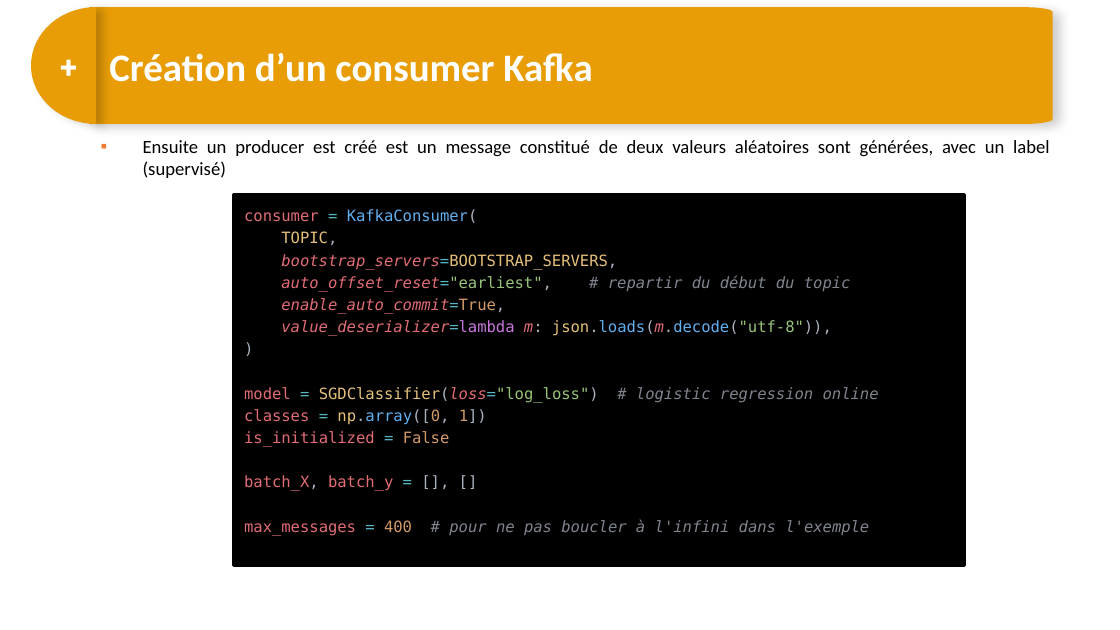
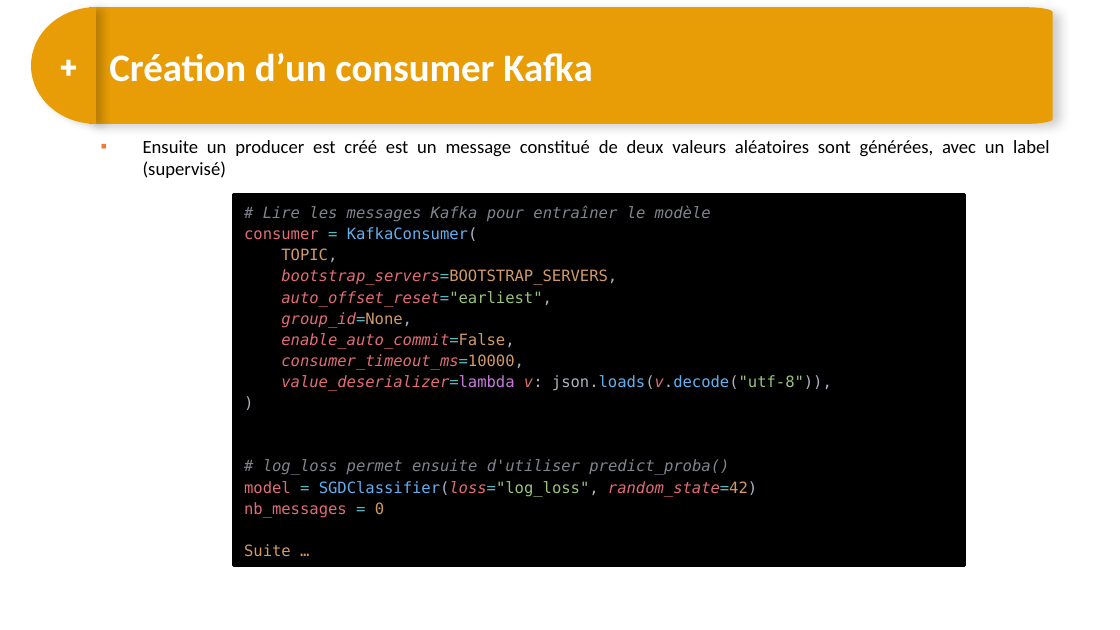
Before and after one commit to DARGOUARCH/spark_formation, a slide deck: slide 18 of 12 bis - Exercice-Kafka-Spark-Streaming.pptx. Drawn at 1120x630 pixels with LibreOffice and Linux fonts; fonts in the diff are those of the drawing. Boxes give left, top, right and bottom in pixels: in the first picture for what was removed or moved away, otherwise in the second. Text is boxed around its words. In the diff, an @@ line names an element or a change of style, - is before the commit and + after.

Commit message:
Nouveau exercice kafka

```diff
--- a/12 bis - Exercice-Kafka-Spark-Streaming.pptx
+++ b/12 bis - Exercice-Kafka-Spark-Streaming.pptx
@@ text in rectangle at <box>263,205,711,222</box>: paragraph added @@
+# Lire les messages Kafka pour entraîner le modèle
@@ text in rectangle at <box>244,227,617,285</box>: text colour #E5C07B to #D19A66 in "TOPIC,", "bootstrap_servers=BOOTSTRAP_SERVERS,"; line spacing 14.2pt to 1.13 @@
@@ text in rectangle at <box>281,291,832,391</box>: text changed @@
-auto_offset_reset="earliest", # repartir du début du topic
-enable_auto_commit=True,
-value_deserializer=lambda m: json.loads(m.decode("utf-8")),
+auto_offset_reset="earliest",
+group_id=None,
+enable_auto_commit=False,
+consumer_timeout_ms=10000,
+value_deserializer=lambda v: json.loads(v.decode("utf-8")),
@@ text in rectangle at <box>244,459,757,557</box>: text changed; italic on @@
-model = SGDClassifier(loss="log_loss") # logistic regression online
-classes = np.array([0, 1])
-is_initialized = False
-batch_X, batch_y = [], []
-max_messages = 400 # pour ne pas boucler à l'infini dans l'exemple
+# log_loss permet ensuite d'utiliser predict_proba()
+model = SGDClassifier(loss="log_loss", random_state=42)
+nb_messages = 0
+Suite …
```
Also in this commit, not shown: 6 other slides changed, 2 slides added, 1 slide removed.
